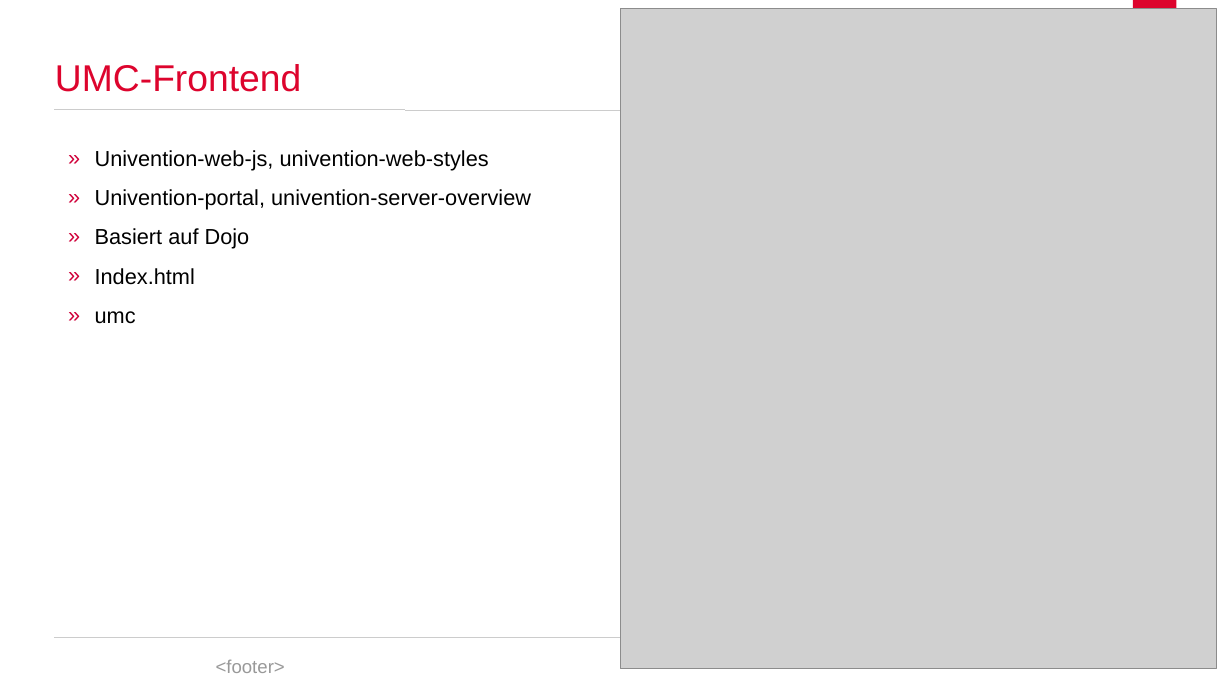
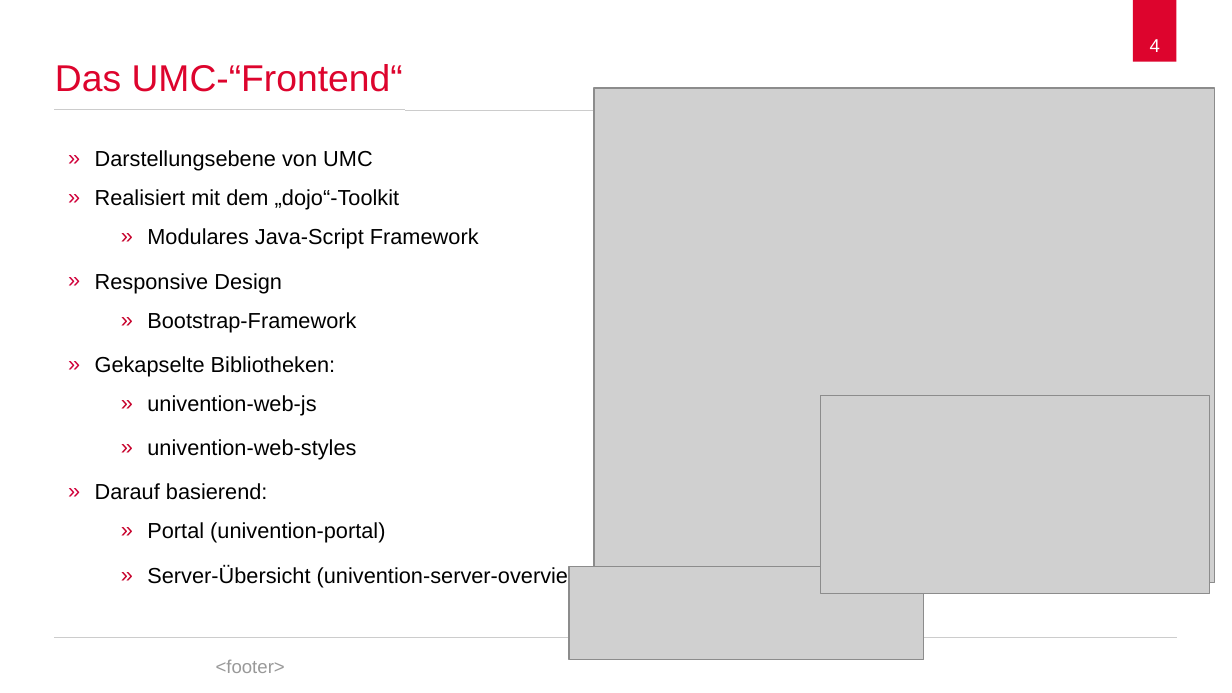
Before and after one commit to spaceone/presentations, a slide deck: slide 4 of univention-management-console/univention-management-console.odp (slide 5 before the commit). Drawn at 1232x693 pixels with LibreOffice and Linux fonts; fonts in the diff are those of the drawing; grey boxes stand for pictures; background and template pictures are left out. Boxes give left, top, right and bottom in pixels: in the first picture for what was removed or moved away, otherwise in the second. Text is boxed around its words. In the diff, an @@ line names an element or a change of style, - is before the commit and + after.

```diff
--- a/univention-management-console/univention-management-console.odp
+++ b/univention-management-console/univention-management-console.odp
@@ page number added at <box>1150,39,1160,52</box>, 12 pt, text #FFFFFF @@
+4
@@ title at <box>55,64,403,92</box>: text changed @@
-UMC-Frontend
+Das UMC-“Frontend“
@@ picture: place and size @@
-picture at <box>620,9,1216,670</box>
+picture at <box>594,88,1214,584</box>
@@ text at <box>95,150,591,587</box>: text changed @@
-» Univention-web-js, univention-web-styles
-» Univention-portal, univention-server-overview
-» Basiert auf Dojo
-» Index.html
-» umc
+» Darstellungsebene von UMC
+» Realisiert mit dem „dojo“-Toolkit
+    » Modulares Java-Script Framework
+» Responsive Design
+    » Bootstrap-Framework
+» Gekapselte Bibliotheken:
+    » univention-web-js
+    » univention-web-styles
+» Darauf basierend:
+    » Portal (univention-portal)
+    » Server-Übersicht (univention-server-overview)
@@ picture added at <box>821,396,1210,594</box> @@
@@ picture added at <box>569,567,925,661</box> @@
```
Also in this commit, not shown: 8 other slides changed.
